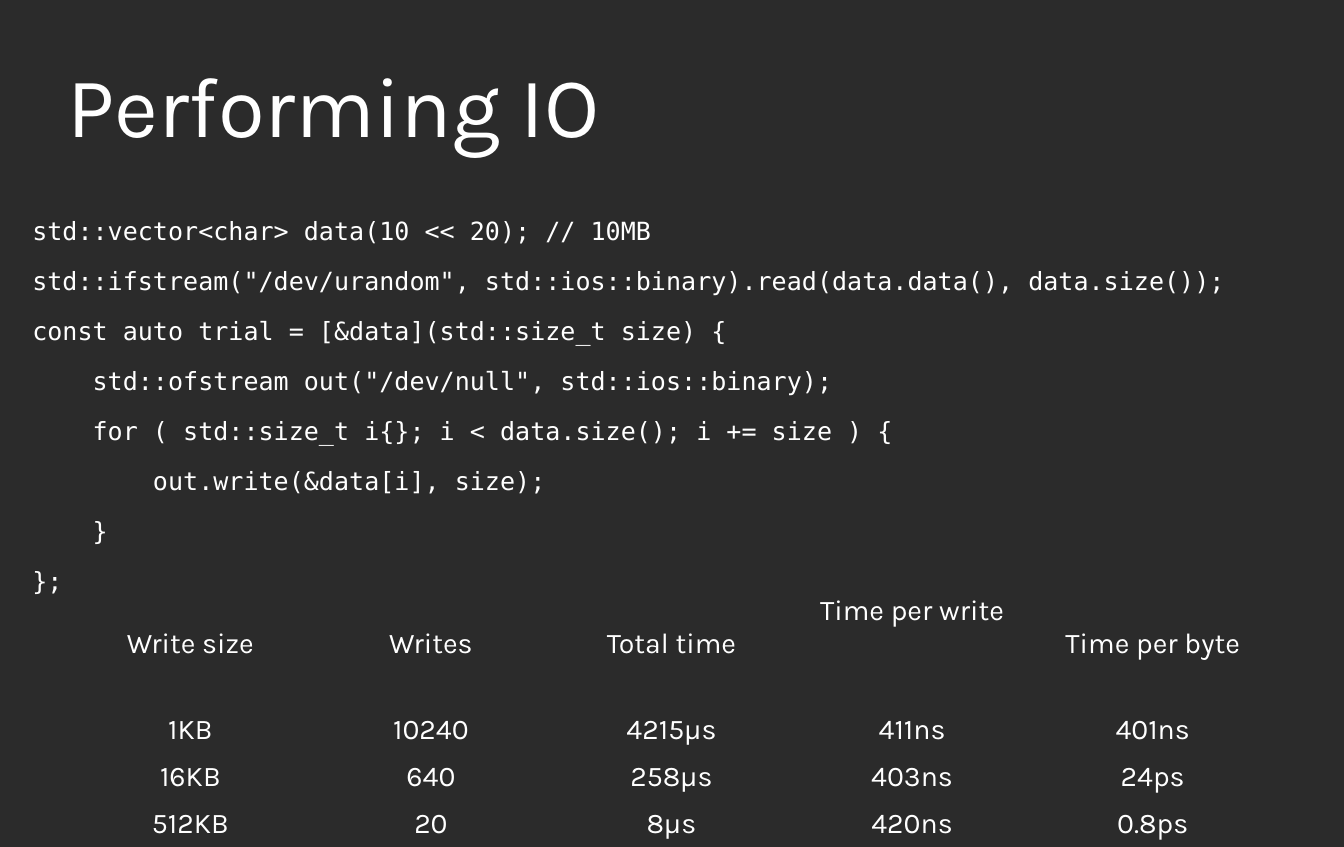
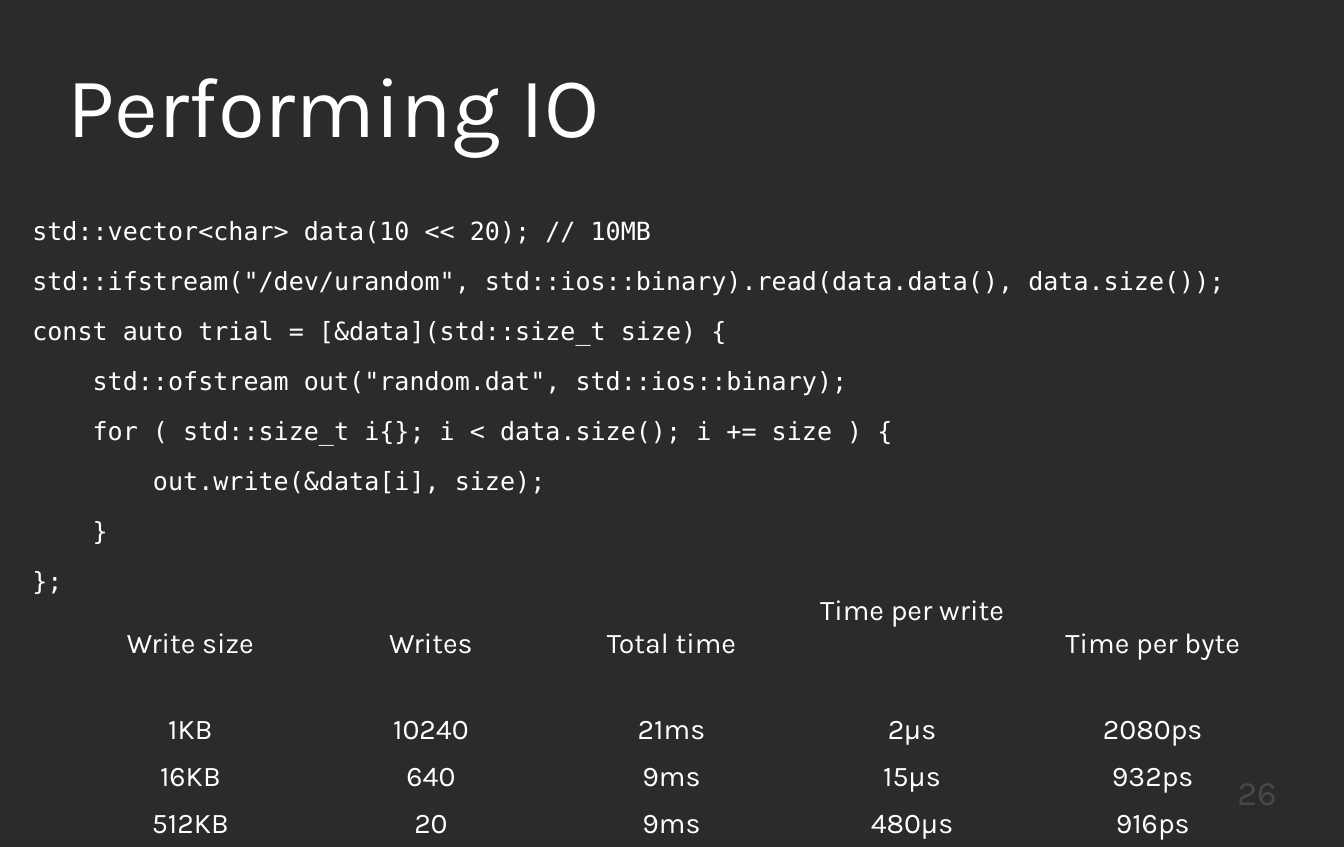
Before and after one commit to KayEss/cpp-designing4performance, a slide deck: slide 26 of slides/Designing APIs For Performance.odp (slide 14 before the commit). Drawn at 1344x847 pixels with LibreOffice and Linux fonts; fonts in the diff are those of the drawing; background and template pictures are left out; a plain dark background stands for a picture behind light text. Boxes give left, top, right and bottom in pixels: in the first picture for what was removed or moved away, otherwise in the second. Text is boxed around its words. In the diff, an @@ line names an element or a change of style, - is before the commit and + after.

```diff
--- a/slides/Designing APIs For Performance.odp
+++ b/slides/Designing APIs For Performance.odp
@@ text at (93,371,848,396): text changed @@
-std::ofstream out("/dev/null", std::ios::binary);
+std::ofstream out("random.dat", std::ios::binary);
@@ table at (70,582,1273,844) @@
-row 2: 1KB | 10240 | 4215μs | 411ns | 401ns
+row 2: 1KB | 10240 | 21ms | 2μs | 2080ps
-row 3: 16KB | 640 | 258μs | 403ns | 24ps
+row 3: 16KB | 640 | 9ms | 15μs | 932ps
-row 4: 512KB | 20 | 8μs | 420ns | 0.8ps
+row 4: 512KB | 20 | 9ms | 480μs | 916ps
@@ page number added at (964,771,1277,830), 24 pt, text #484848 @@
+26
```
Also in this commit, not shown: 19 other slides changed, 15 slides added, 1 slide removed, 4 other files.
